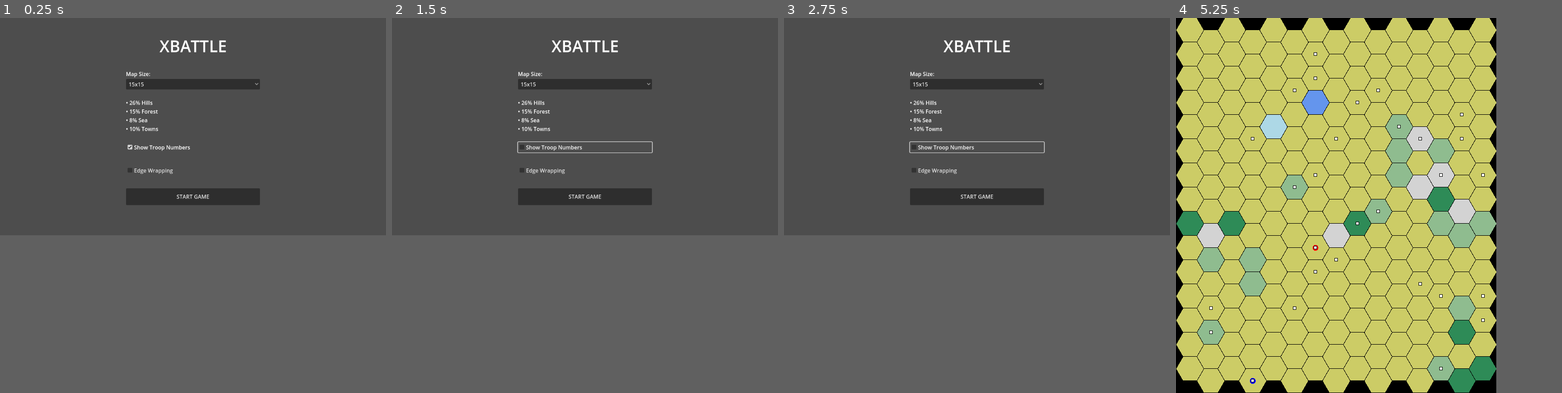
Above: before the commit, frames 1-4 (left to right).
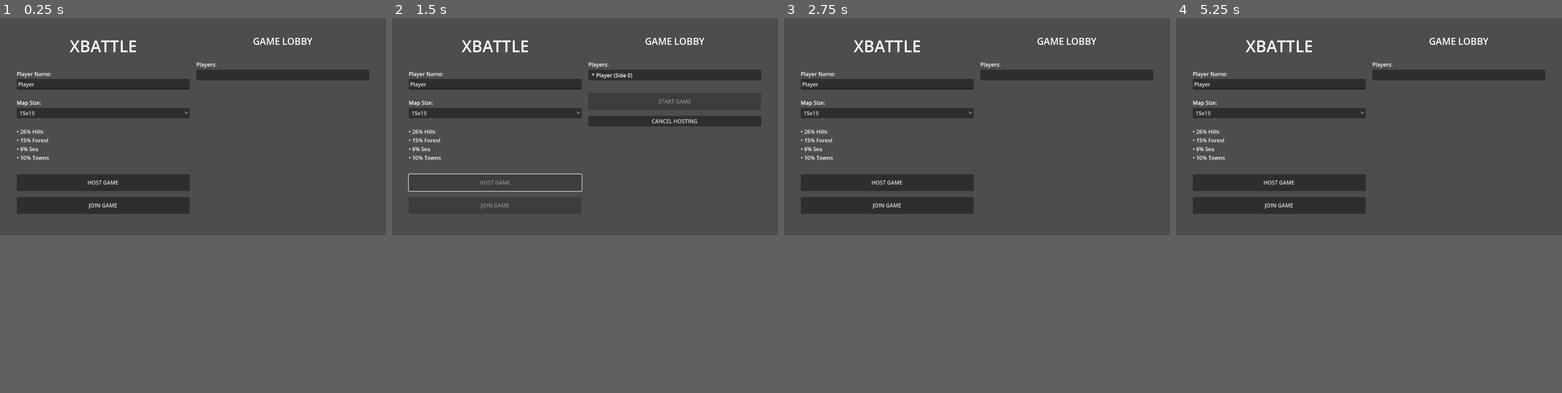
Above: after the commit, the same moments.

Repository: mmehmet/xbattle
Game: Godot game, scene res://Main.tscn
Same seed, same stepped clock (60 frames per second), same inputs: the game is played once before the commit and once after it. Sound files missing from this copy of the repository are replaced by a short silence.
Inputs (mouse positions are in pixels of both pictures, inside the frame that each line leads up to):
- Up to frame 1 (0.25 s): no input
- Up to frame 2 (1.5 s): click (585, 145) at 0.5 s, where only the run before the commit has a clickable "Show Troop Numbers"; click (496, 183) at 1.25 s, where only the run after the commit has a clickable "HOST GAME"
- Up to frame 3 (2.75 s): click (1065, 119) at 2 s, where only the run after the commit has a clickable "CANCEL HOSTING"
- Up to frame 4 (5.25 s): click (1369, 171) at 2.75 s, where only the run before the commit has a clickable "Edge Wrapping"; click (1280, 205) at 3.5 s, where only the run after the commit has a clickable "JOIN GAME"; click (1457, 100) at 4.25 s, where only the run after the commit has a clickable "CONNECT"; click (1369, 198) at 5 s, where only the run before the commit has a clickable "START GAME"
In our replay, in frame 4 the window is 663x775 before the commit and 799x449 after it. These sizes can differ from the game's own. Grey fills any space a smaller window leaves; there, only what the larger window draws over its background counts as a difference.

The runs differ from the first frame. In frame 1, 9.4% of the frame differs, in the area x 4-96%, y 5-53%; in frame 2, 7.6%; in frame 3, 9.5%; in frame 4, 56%, in the area x 0-96%, y 0-100%.

Commit message:
redo start screen for multiplayer options

Diff:
--- a/scripts/StartScreen.gd
+++ b/scripts/StartScreen.gd
@@ -1,12 +1,32 @@
 extends Control
 
 signal game_started(config: Dictionary)
+
+# Game state
+enum GameState { SETUP, JOINING, IN_LOBBY }
+var current_state: GameState = GameState.SETUP
 
 # Configuration
 var selected_map_size: Vector2i = Vector2i(Cell.DEFAULT_BOARD, Cell.DEFAULT_BOARD)
 var enable_wrapping: bool = false
-var show_troop_numbers: bool = true
+var show_troop_numbers: bool = false
 var terrain: Dictionary
+
+# Networking
+var is_host: bool = false
+var players: Array = []
+var player_name: String = ""
+
+# UI References
+var left_panel: VBoxContainer
+var right_panel: VBoxContainer
+var lobby_container: Control
+var player_list: VBoxContainer
+var start_button: Button
+var join_address_input: LineEdit
+var player_name_input: LineEdit
+var host_button: Button
+var join_button: Button
 
 # Map options
 const map_sizes = [
@@ -27,91 +47,294 @@
     setup_ui()
 
 func setup_ui():
+    # Set fixed window size
+    get_window().size = Vector2i(1152, 648)
+    get_window().move_to_center()
+
     terrain = {
         "hill": randi_range(TERRAIN_LIMITS.hill.min, TERRAIN_LIMITS.hill.max),
         "forest": randi_range(TERRAIN_LIMITS.forest.min, TERRAIN_LIMITS.forest.max),
         "sea": randi_range(TERRAIN_LIMITS.sea.min, TERRAIN_LIMITS.sea.max),
         "town": randi_range(TERRAIN_LIMITS.town.min, TERRAIN_LIMITS.town.max),
     }
-    var vbox = VBoxContainer.new()
-    add_child(vbox)
-
-    # Center horizontally, position at top with 50px margin
-    vbox.set_anchors_and_offsets_preset(Control.PRESET_TOP_LEFT)
-    vbox.position = Vector2(get_viewport().size.x / 2 - 200, 50)
-    vbox.custom_minimum_size = Vector2(400, 300)
+
+    # Main horizontal container
+    var margin = MarginContainer.new()
+    add_child(margin)
+    margin.set_anchors_and_offsets_preset(Control.PRESET_FULL_RECT)
+    margin.add_theme_constant_override("margin_left", 50)
+    margin.add_theme_constant_override("margin_right", 50)
+    margin.add_theme_constant_override("margin_top", 50)
+    margin.add_theme_constant_override("margin_bottom", 50)
+    var hbox = HBoxContainer.new()
+    margin.add_child(hbox)
+    hbox.set_anchors_and_offsets_preset(Control.PRESET_FULL_RECT)
+    hbox.add_theme_constant_override("separation", 20)
+
+    # Left panel
+    left_panel = VBoxContainer.new()
+    hbox.add_child(left_panel)
+    left_panel.custom_minimum_size = Vector2(350, 300)
+    left_panel.size_flags_horizontal = Control.SIZE_EXPAND_FILL
+
+    # Right panel
+    right_panel = VBoxContainer.new()
+    hbox.add_child(right_panel)
+    right_panel.custom_minimum_size = Vector2(350, 300)
+    right_panel.size_flags_horizontal = Control.SIZE_EXPAND_FILL
+
+    # Populate left panel
+    show_setup_screen()
+
+    # Populate right panel
+    show_lobby()
+
+func show_join_screen():
+    clear_main_content(right_panel)
+    current_state = GameState.JOINING
+    update_buttons()
+
+    var title = Label.new()
+    title.text = "JOIN GAME"
+    title.horizontal_alignment = HORIZONTAL_ALIGNMENT_CENTER
+    title.add_theme_font_size_override("font_size", 32)
+    right_panel.add_child(title)
+
+    add_spacer(right_panel, 30)
+
+    var address_label = Label.new()
+    address_label.text = "Host Address:"
+    right_panel.add_child(address_label)
+
+    join_address_input = LineEdit.new()
+    join_address_input.text = "127.0.0.1"
+    join_address_input.placeholder_text = "Enter host IP address"
+    right_panel.add_child(join_address_input)
+
+    add_spacer(right_panel, 20)
+
+    var connect_button = Button.new()
+    connect_button.text = "CONNECT"
+    connect_button.custom_minimum_size = Vector2(200, 50)
+    connect_button.pressed.connect(_on_connect_to_host)
+    right_panel.add_child(connect_button)
+
+    add_spacer(right_panel, 20)
+
+    var back_button = Button.new()
+    back_button.text = "CANCEL JOINING"
+    back_button.pressed.connect(_on_cancel_joining)
+    right_panel.add_child(back_button)
+
+func show_lobby():
+    clear_main_content(right_panel)
+    current_state = GameState.IN_LOBBY
+    update_buttons()
+
+    var title = Label.new()
+    title.text = "GAME LOBBY"
+    title.horizontal_alignment = HORIZONTAL_ALIGNMENT_CENTER
+    title.add_theme_font_size_override("font_size", 28)
+    right_panel.add_child(title)
+
+    add_spacer(right_panel, 30)
+
+    # Players list
+    var players_label = Label.new()
+    players_label.text = "Players:"
+    right_panel.add_child(players_label)
+
+    var panel = Panel.new()
+    panel.custom_minimum_size = Vector2(0, 32)
+    var margin = MarginContainer.new()
+    margin.custom_minimum_size = Vector2(0, 100)
+    margin.add_theme_constant_override("margin_left", 10)
+    margin.add_theme_constant_override("margin_right", 10)
+    margin.add_theme_constant_override("margin_top", 5)
+    margin.add_theme_constant_override("margin_bottom", 5)
+
+    player_list = VBoxContainer.new()
+    player_list.set_anchors_and_offsets_preset(Control.PRESET_FULL_RECT)
+    margin.add_child(player_list)
+    panel.add_child(margin)
+    right_panel.add_child(panel)
+
+    add_spacer(right_panel, 30)
+
+    # Start button (host only)
+    if is_host:
+        start_button = Button.new()
+        start_button.text = "START GAME"
+        start_button.custom_minimum_size = Vector2(200, 50)
+        start_button.disabled = true  # Disabled until 2+ players
+        start_button.pressed.connect(_on_start_multiplayer_game)
+        right_panel.add_child(start_button)
+
+        add_spacer(right_panel, 10)
+
+        var cancel_button = Button.new()
+        cancel_button.text = "CANCEL HOSTING"
+        cancel_button.pressed.connect(_on_cancel_host)
+        right_panel.add_child(cancel_button)
+
+    update_player_list()
+
+func show_setup_screen():
+    clear_main_content(left_panel)
+    current_state = GameState.SETUP
 
     # Title
     var title = Label.new()
     title.text = "XBATTLE"
     title.horizontal_alignment = HORIZONTAL_ALIGNMENT_CENTER
     title.add_theme_font_size_override("font_size", 48)
-    vbox.add_child(title)
-
-    add_spacer(vbox, 30)
+    left_panel.add_child(title)
+
+    add_spacer(left_panel, 30)
+
+    # Player name input
+    var name_label = Label.new()
+    name_label.text = "Player Name:"
+    left_panel.add_child(name_label)
+
+    player_name_input = LineEdit.new()
+    player_name_input.text = "Player"
+    player_name_input.placeholder_text = "Enter your name"
+    left_panel.add_child(player_name_input)
+
+    add_spacer(left_panel, 20)
 
     # Map size
     var map_label = Label.new()
     map_label.text = "Map Size:"
-    vbox.add_child(map_label)
+    left_panel.add_child(map_label)
 
     var map_dropdown = OptionButton.new()
     for map_option in map_sizes:
         map_dropdown.add_item(map_option.name)
     map_dropdown.selected = 1  # Default to 15x15
     map_dropdown.item_selected.connect(_on_map_size_selected)
-    vbox.add_child(map_dropdown)
-
-    add_spacer(vbox, 20)
+    left_panel.add_child(map_dropdown)
+
+    add_spacer(left_panel, 20)
 
     # Game info
     var info_label = Label.new()
     info_label.text = "• %d%% Hills\n• %d%% Forest\n• %d%% Sea\n• %d%% Towns" % [terrain.hill, terrain.forest, terrain.sea, terrain.town]
-    vbox.add_child(info_label)
-
-    add_spacer(vbox, 20)
-
-    # Troop numbers
-    var troop_numbers_checkbox = CheckBox.new()
-    troop_numbers_checkbox.text = "Show Troop Numbers"
-    troop_numbers_checkbox.button_pressed = show_troop_numbers
-    troop_numbers_checkbox.toggled.connect(_on_troop_numbers_toggled)
-    vbox.add_child(troop_numbers_checkbox)
-
-    add_spacer(vbox, 30)
-
-    # Edge wrapping
-    var wrap_checkbox = CheckBox.new()
-    wrap_checkbox.text = "Edge Wrapping"
-    wrap_checkbox.button_pressed = enable_wrapping
-    wrap_checkbox.toggled.connect(_on_wrapping_toggled)
-    vbox.add_child(wrap_checkbox)
-
-    add_spacer(vbox, 30)
-
-    # Start button
-    var start_button = Button.new()
-    start_button.text = "START GAME"
-    start_button.custom_minimum_size = Vector2(200, 50)
-    start_button.pressed.connect(_on_start_game)
-    vbox.add_child(start_button)
+    left_panel.add_child(info_label)
+
+    add_spacer(left_panel, 30)
+
+    # Multiplayer buttons
+    host_button = Button.new()
+    host_button.text = "HOST GAME"
+    host_button.custom_minimum_size = Vector2(200, 50)
+    host_button.pressed.connect(_on_host_game)
+    left_panel.add_child(host_button)
+
+    add_spacer(left_panel, 10)
+
+    join_button = Button.new()
+    join_button.text = "JOIN GAME"
+    join_button.custom_minimum_size = Vector2(200, 50)
+    join_button.pressed.connect(_on_join_game)
+    left_panel.add_child(join_button)
+
+func update_player_list():
+    if not player_list:
+        return
+
+    # Clear existing list
+    for child in player_list.get_children():
+        child.queue_free()
+
+    # Add players
+    for i in range(players.size()):
+        var player_info = players[i]
+        var player_label = Label.new()
+        var prefix = "* " if player_info.is_host else "  "
+        player_label.text = "%s%s (Side %d)" % [prefix, player_info.name, i]
+        player_list.add_child(player_label)
+
+    # Update start button
+    if start_button:
+        start_button.disabled = players.size() < 2
+
+func clear_main_content(container: VBoxContainer):
+    for child in container.get_children():
+        child.queue_free()
 
 func add_spacer(parent: Control, height: int):
     var spacer = Control.new()
     spacer.custom_minimum_size = Vector2(0, height)
     parent.add_child(spacer)
 
+# Event handlers
+func update_buttons():
+    var should_disable = is_host or (current_state == GameState.JOINING)
+    host_button.disabled = should_disable
+    join_button.disabled = should_disable
+
 func _on_map_size_selected(index: int):
     if index >= 0 and index < map_sizes.size():
         selected_map_size = map_sizes[index].size
 
-func _on_wrapping_toggled(enabled: bool):
-    enable_wrapping = enabled
-
-func _on_troop_numbers_toggled(enabled: bool):
-    show_troop_numbers = enabled
-
-func _on_start_game():
+func _on_cancel_host():
+    if players.size() > 1:
+        # Show confirmation dialog
+        var dialog = ConfirmationDialog.new()
+        dialog.dialog_text = "Other players are in the lobby. Are you sure you want to stop hosting?"
+        dialog.confirmed.connect(_confirm_cancel_host)
+        get_tree().root.add_child(dialog)
+        dialog.popup_centered()
+    else:
+        _confirm_cancel_host()
+
+func _on_cancel_joining():
+    show_lobby()
+
+func _confirm_cancel_host():
+   is_host = false
+   players.clear()
+   show_lobby()
+   # TODO: Disconnect network server
+
+func _on_host_game():
+    player_name = player_name_input.text.strip_edges()
+    if player_name.is_empty():
+        player_name = "Host"
+
+    is_host = true
+    players = [{"name": player_name, "is_host": true}]
+    show_lobby()
+    # TODO: Start network server
+
+func _on_join_game():
+    player_name = player_name_input.text.strip_edges()
+    if player_name.is_empty():
+        player_name = "Player"
+
+    show_join_screen()
+
+func _on_connect_to_host():
+    var address = join_address_input.text.strip_edges()
+    if address.is_empty():
+        return
+
+    is_host = false
+    show_lobby()
+    # TODO: Connect to network server
+
+func _on_leave_lobby():
+    players.clear()
+    is_host = false
+    show_setup_screen()
+    # TODO: Disconnect from network
+
+func _on_start_multiplayer_game():
+    if players.size() < 2:
+        return
+
     var config = {
         "map_size": selected_map_size,
         "enable_wrapping": enable_wrapping,
@@ -128,6 +351,17 @@
 func _input(event):
     if event is InputEventKey and event.pressed:
         if event.keycode == KEY_ENTER or event.keycode == KEY_KP_ENTER:
-            _on_start_game()
+            match current_state:
+                GameState.SETUP:
+                    _on_host_game()
+                GameState.JOINING:
+                    _on_connect_to_host()
+                GameState.IN_LOBBY:
+                    if is_host and start_button and not start_button.disabled:
+                        _on_start_multiplayer_game()
         elif event.keycode == KEY_ESCAPE:
-            get_tree().quit()
+            match current_state:
+                GameState.SETUP:
+                    get_tree().quit()
+                GameState.JOINING, GameState.IN_LOBBY:
+                    show_setup_screen()
